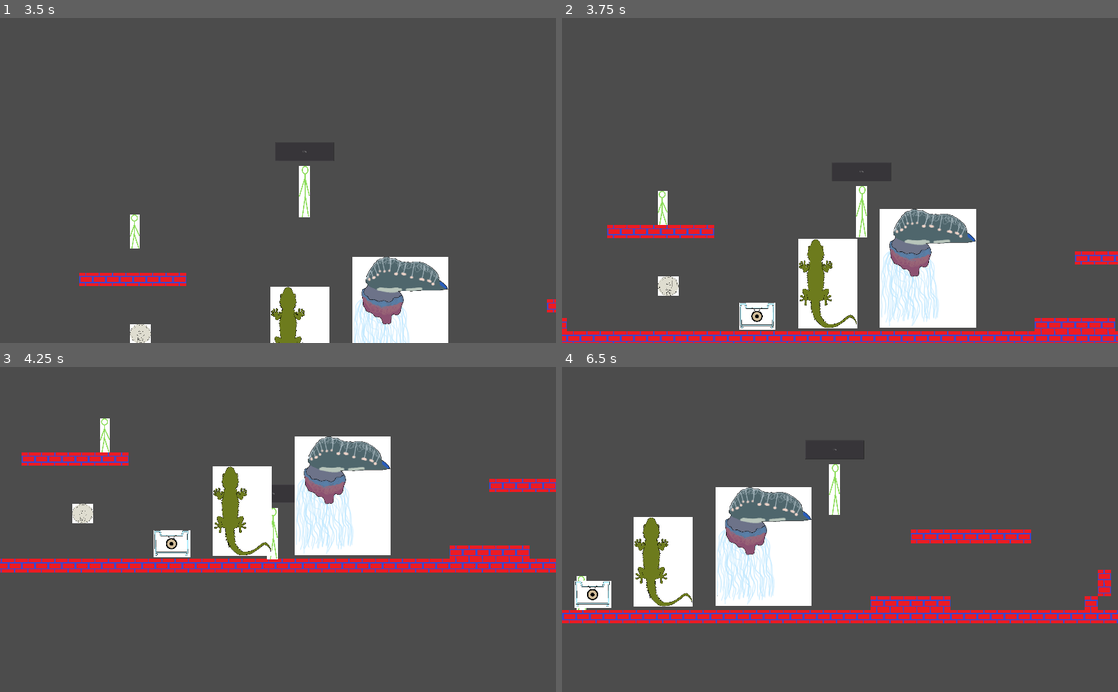
Above: before the commit, frames 1-4 (two rows, left to right).
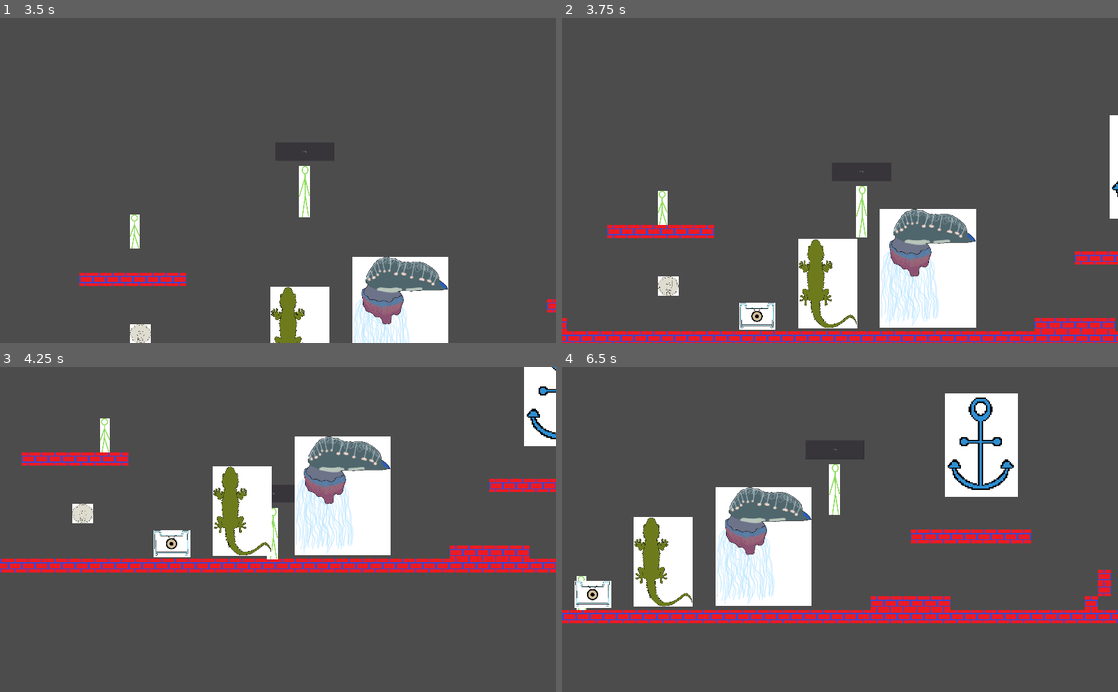
Above: after the commit, the same moments.

Repository: EyeBallTank/PROJECT-NORTUBEL-main-ish
Game: Godot game, scene res://screens/MainMenu.tscn
Two runs of this game, one before a commit and one after it. Both use one fixed random seed, a clock stepped at 60 frames per second and the inputs below.
Inputs:
- Up to frame 1 (3.5 s): click "Start/Começo" at 0.5 s; click "Start/Começo" at 1.25 s; hold F (followme) 2.03-2.78 s; hold Right (right) from 2.03 s (still down); tap Up (jumpup) at 2.27, 3.02 s; tap S (standstill) at 2.85 s
- Up to frame 2 (3.75 s): release Right (right) at 3.53 s; hold Left (left) from 3.53 s (still down); hold F (followme) from 3.53 s (still down)
- Up to frame 3 (4.25 s): keep holding Left (left); keep holding F (followme)
- Up to frame 4 (6.5 s): release Left (left) at 4.28 s; release F (followme) at 4.28 s; hold Right (right) 4.28-5.78 s; tap S (standstill) at 4.35, 5.85 s; tap Up (jumpup) at 4.52, 5.27, 6.02 s; hold F (followme) 5.03-5.78 s; hold Left (left) from 5.78 s (still down)

Frame 1 is identical in both runs. In frame 2, 0.5% of the frame differs, in the area x 98-100%, y 29-62%; in frame 3, 1.4%; in frame 4, 4.2%, in the area x 68-82%, y 8-40%.

Commit message:
another future planned object
in case i manage to make a working grapple hook-like mechanic, this anchor is what players will attach to when they use said potential mechanic

Diff:
--- /dev/null
+++ b/src/level_objects/anchorhook.tscn
@@ -0,0 +1,16 @@
+[gd_scene load_steps=3 format=2]
+
+[ext_resource path="res://assets/sprites/level_object_sprites/anchorhook test.PNG" type="Texture" id=1]
+
+[sub_resource type="CircleShape2D" id=1]
+radius = 170.065
+
+[node name="Node2D" type="Area2D"]
+
+[node name="Sprite" type="Sprite" parent="."]
+texture = ExtResource( 1 )
+
+[node name="CollisionShape2D" type="CollisionShape2D" parent="."]
+modulate = Color( 0, 0.929412, 1, 1 )
+shape = SubResource( 1 )
+disabled = true
--- a/src/levels/LevelTemplate.tscn
+++ b/src/levels/LevelTemplate.tscn
@@ -12,6 +12,7 @@
 [ext_resource path="res://src/level_objects/Door.tscn" type="PackedScene" id=10]
 [ext_resource path="res://src/levels/LevelTemplate.gd" type="Script" id=11]
 [ext_resource path="res://screens/PauseMenu.tscn" type="PackedScene" id=12]
+[ext_resource path="res://src/level_objects/anchorhook.tscn" type="PackedScene" id=13]
 
 [sub_resource type="ConvexPolygonShape2D" id=1]
 points = PoolVector2Array( 0, 0, 64, 0, 64, 64, 0, 64 )
@@ -84,3 +85,6 @@
 [node name="CanvasLayer" type="CanvasLayer" parent="."]
 
 [node name="PauseMenu" parent="CanvasLayer" instance=ExtResource( 12 )]
+
+[node name="Node2D" parent="." instance=ExtResource( 13 )]
+position = Vector2( 4243, -214 )
Binary file added: assets/sprites/level_object_sprites/anchorhook test.PNG
Not shown, added: assets/sprites/level_object_sprites/anchorhook test.PNG.import
Not shown: 1 places in src/levels/LevelTemplate.tscn that only renumber resources
